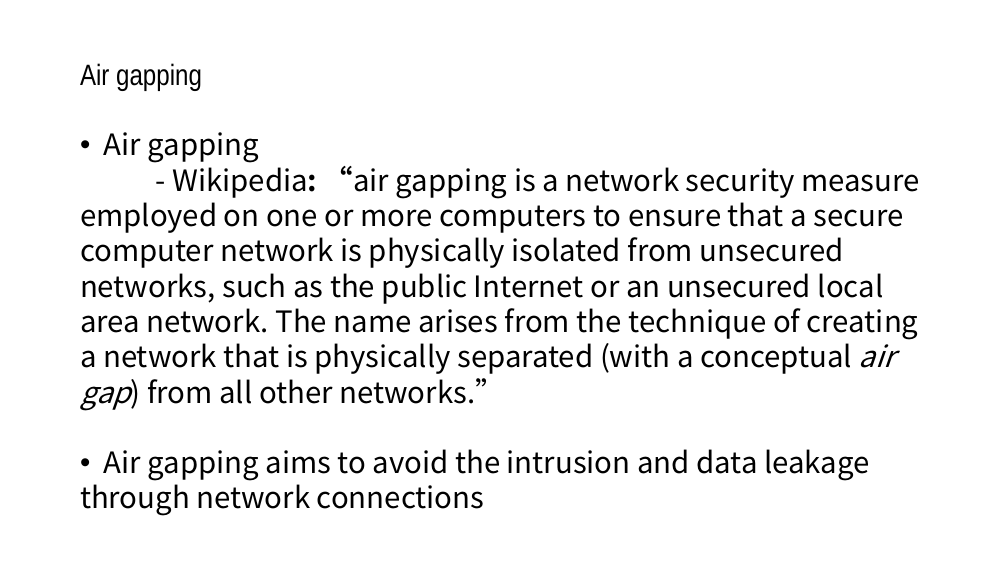
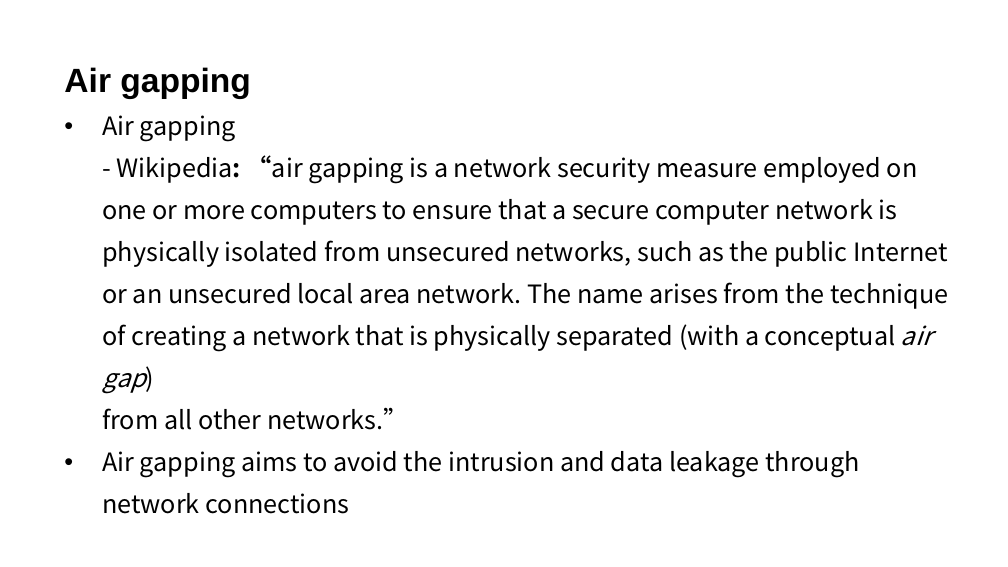
Before and after one commit to JcQSteven/GhostTunnel, a slide deck: slide 4 of Ghost Tunnel.pptx. Drawn at 1008x567 pixels with LibreOffice and Linux fonts; fonts in the diff are those of the drawing. Boxes give left, top, right and bottom in pixels: in the first picture for what was removed or moved away, otherwise in the second. Text is boxed around its words. In the diff, an @@ line names an element or a change of style, - is before the commit and + after.

```diff
--- a/Ghost Tunnel.pptx
+++ b/Ghost Tunnel.pptx
@@ text "Air gapping": place and size @@
-text "Air gapping" at (80,63,919,516)
+text "Air gapping" at (64,67,948,478)
@@ text at (64,67,251,142): size 28 to 32 pt, font Arial Narrow to Arial, bold on, size 28 to 24 pt in "Air gapping"; line spacing 1 to 40pt; indent changed @@
@@ text at (102,155,948,478): text changed; size 28 to 24 pt @@
-- Wikipedia: “air gapping is a network security measure employed on one or more computers to ensure that a secure computer network is physically isolated from unsecured networks, such as the public Internet or an unsecured local area network. The name arises from the technique of creating a network that is physically separated (with a conceptual air gap) from all other networks.”
-• Air gapping aims to avoid the intrusion and data leakage
-through network connections
+  - Wikipedia: “air gapping is a network security measure employed on one or more computers to ensure that a secure computer network is physically isolated from unsecured networks, such as the public Internet or an unsecured local area network. The name arises from the technique of creating a network that is physically separated (with a conceptual air gap)
+  from all other networks.”
+• Air gapping aims to avoid the intrusion and data leakage through network connections
```
Also in this commit, not shown: 17 other slides changed, 3 slides added, 4 slides removed.
